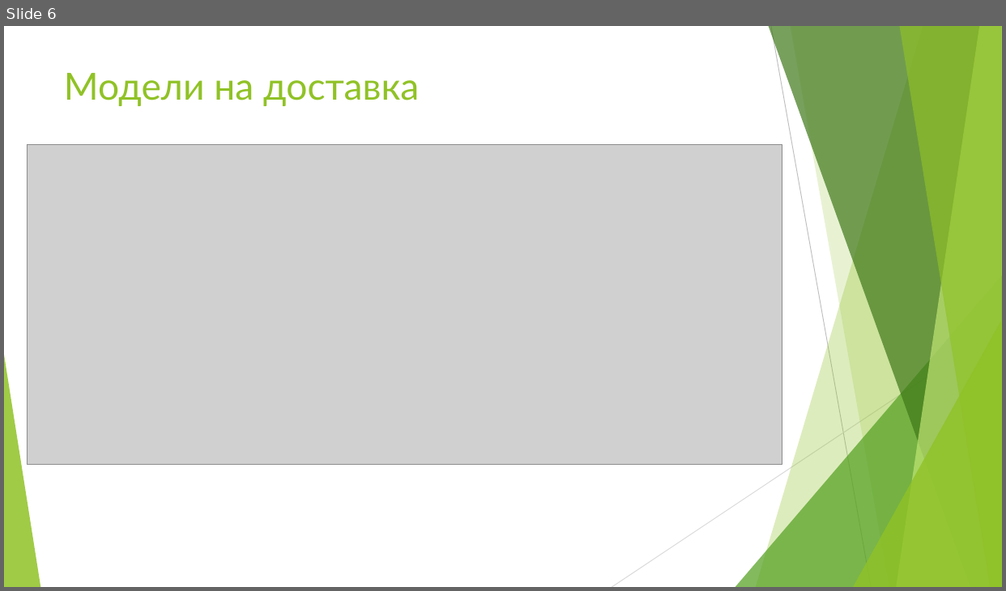
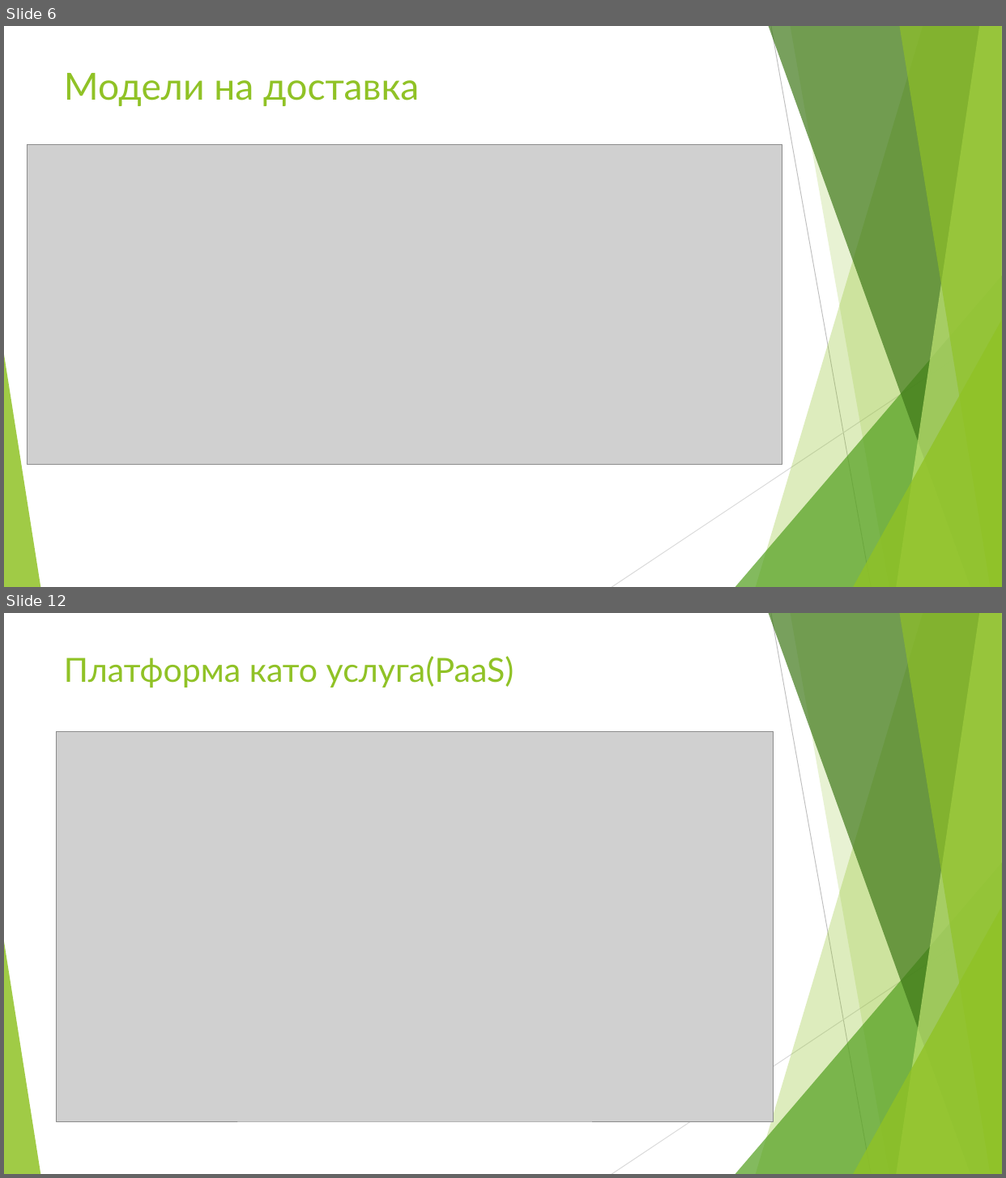
Before and after one commit to enchobelezirev/CloudComputing, a slide deck: CLOUD COMPUTING.pptx. Shown one above the other, each under a label of ours: slide 6 before the commit, slides 6 and 12 after it; the slides between them are not shown. The pictures are 1006x591 and 1006x1178 pixels, drawn with LibreOffice and Linux fonts; fonts in the diff are those of the drawing; grey boxes stand for pictures. Boxes give left, top, right and bottom in pixels: in the first picture for what was removed or moved away, otherwise in the second. Text is boxed around its words. In the diff, an @@ line names an element or a change of style, - is before the commit and + after.

```diff
--- a/CLOUD COMPUTING.pptx
+++ b/CLOUD COMPUTING.pptx
@@ slide 12 added at [4,613,1002,1174], background #FFFFFF; not listed: 10 template elements that a slide beside it also shows @@
@@ text added at [64,656,514,688], 32 pt, text #90C226 @@
+  Платформа като услуга(PaaS)
@@ picture added at [57,731,774,1122] @@
```
Also in this commit, not shown: 1 slide changed, 4 other slides added, 1 other file.
